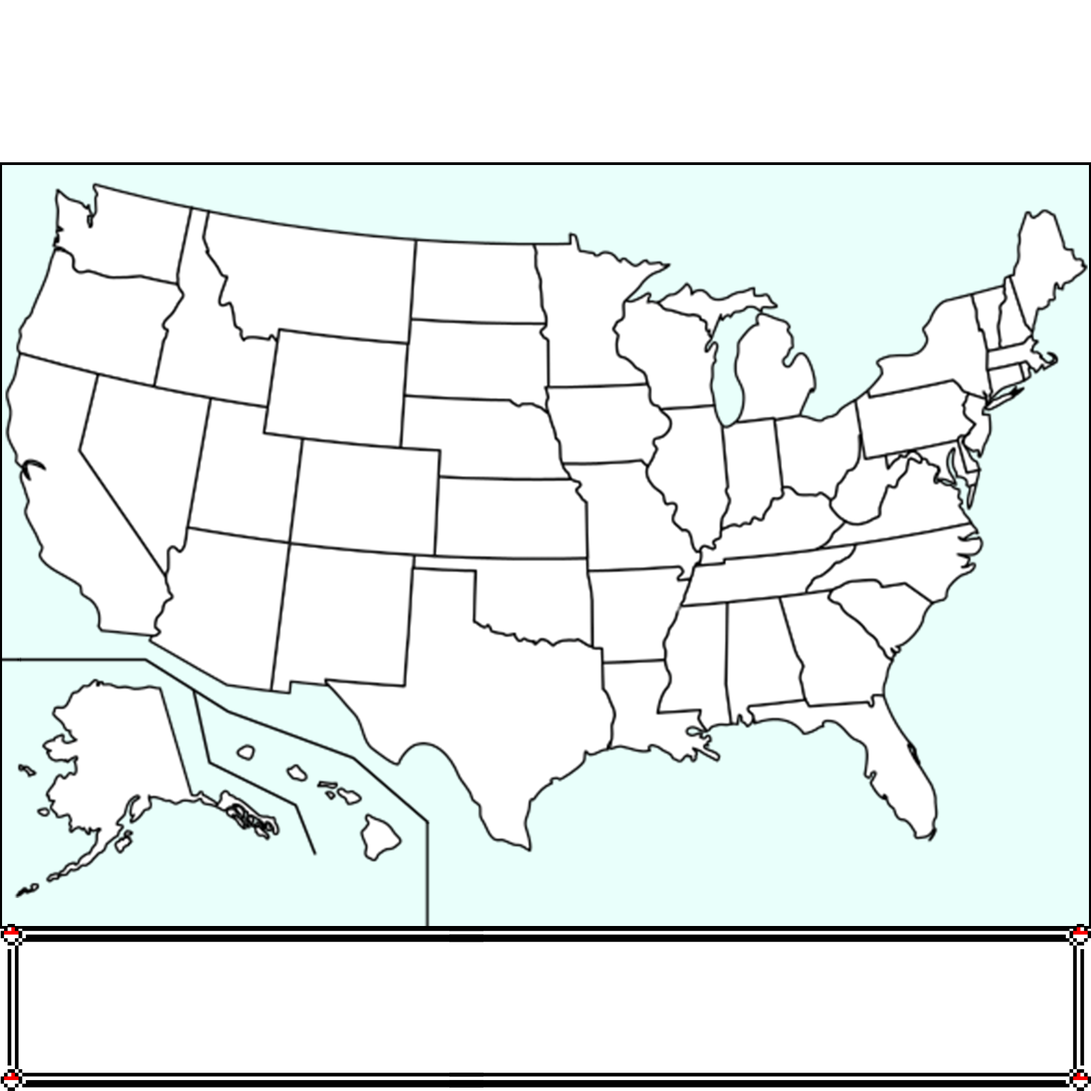
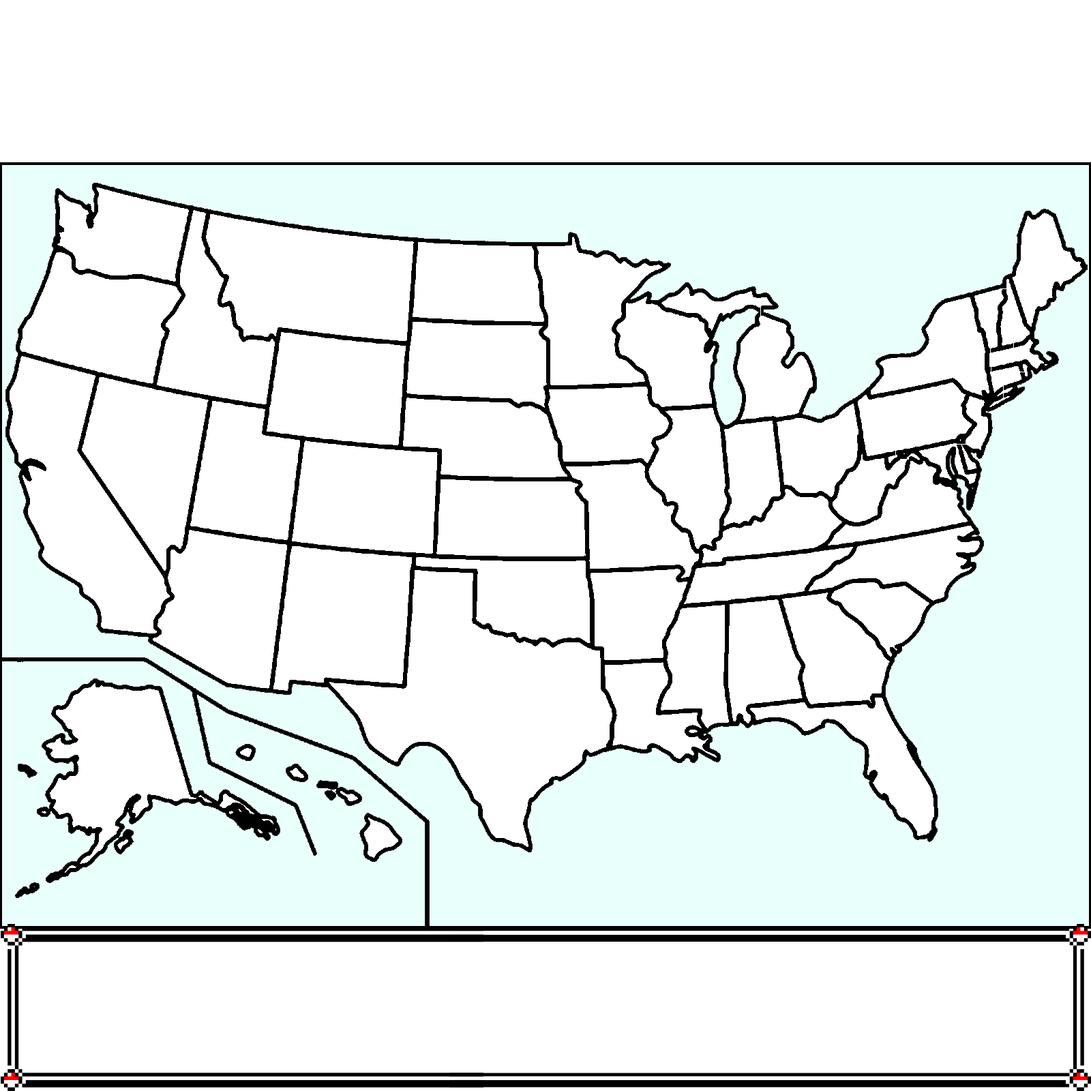
Layer changes from the first 1091 × 1091 image to the second:
removed layer "Capa 1" over (x1=2, y1=182, x2=1089, y2=927)
added layer "Rectángulo 2" above "Rectángulo 4" over (x1=760, y1=306, x2=762, y2=317)
added layer "Rectángulo 11" above "Rectángulo 10" over (x1=990, y1=347, x2=992, y2=355)
added layer "Rectángulo 8" above "Rectángulo 7" over (x1=1019, y1=371, x2=1027, y2=373)
added layer "Capa 2" above "PngItem_6002639" over (x1=2, y1=182, x2=1089, y2=927)
painted on "PngItem_6002639" (1st of 2) over (x1=449, y1=929, x2=1091, y2=1089)
